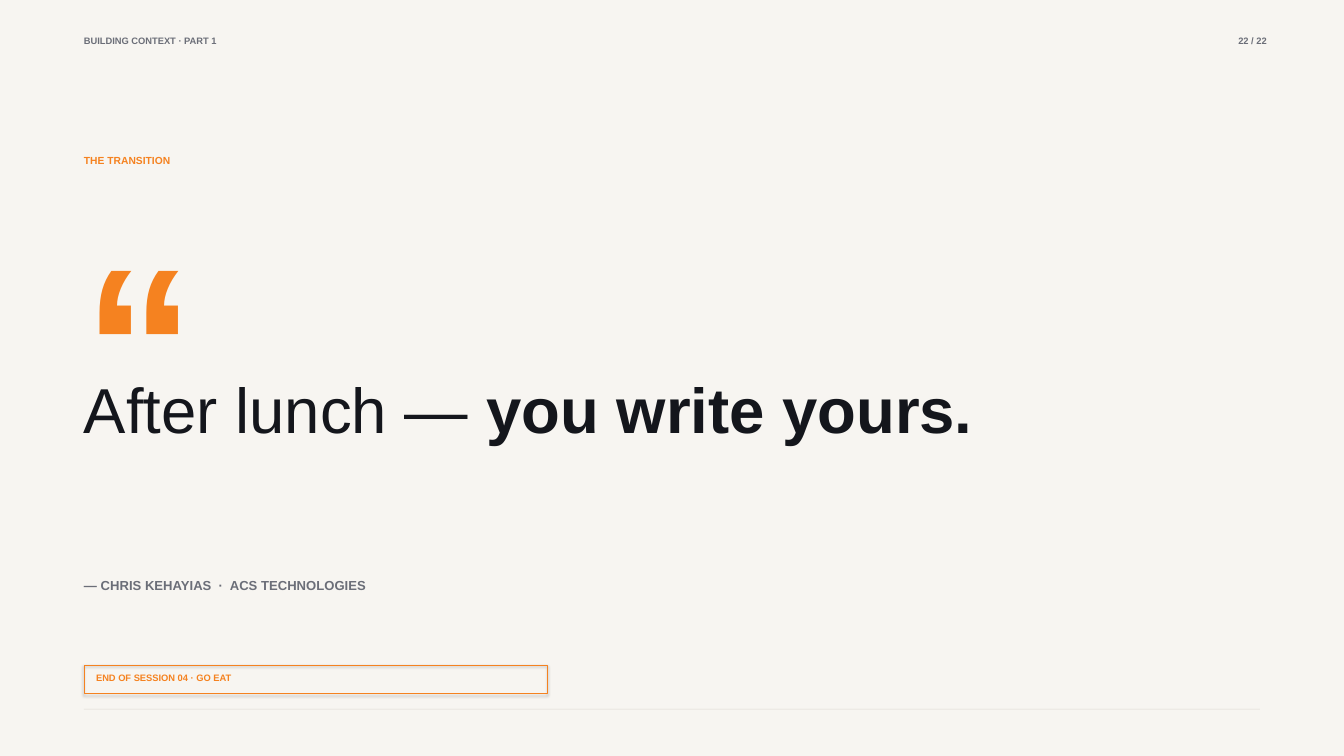
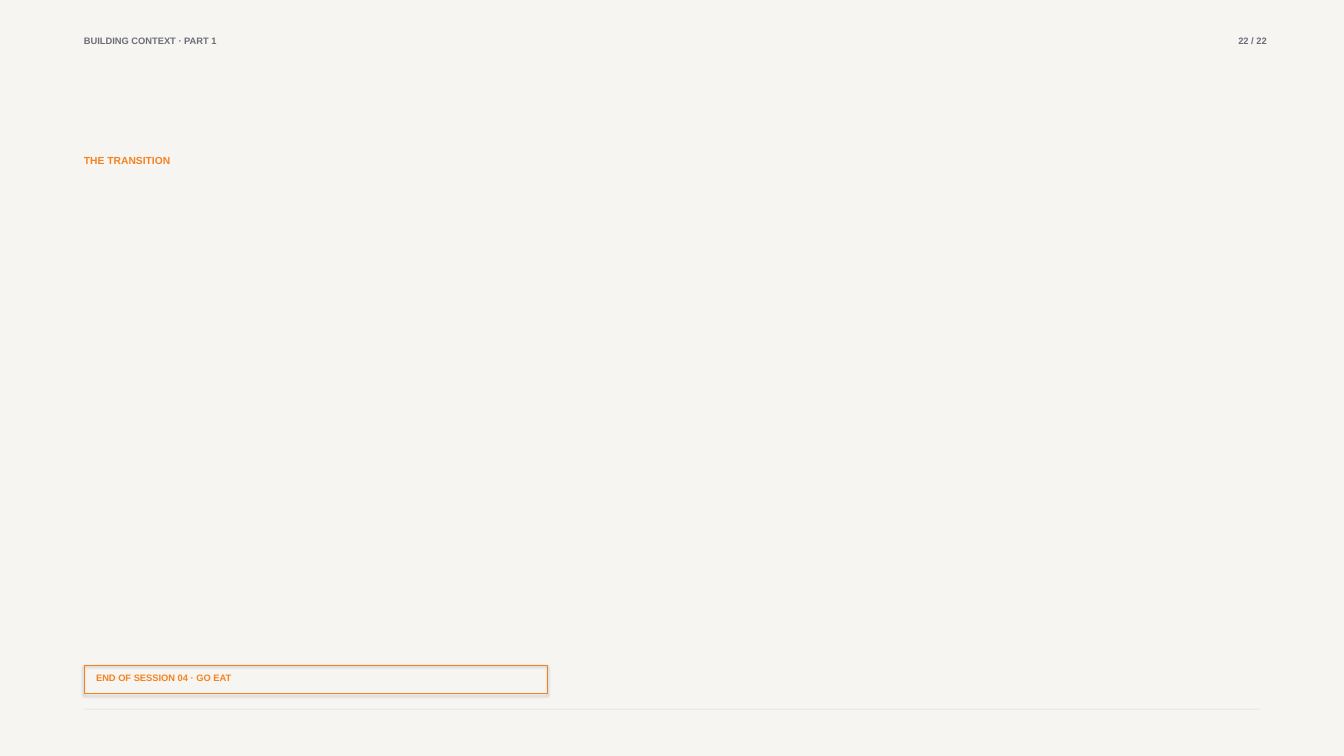
Before and after one commit to chriskehayias/ContextEngineering, a slide deck: slide 22 of schedule/04-building-context-part-1/04-building-context-part-1.pptx. Drawn at 1344x756 pixels with LibreOffice and Linux fonts; fonts in the diff are those of the drawing. Boxes give left, top, right and bottom in pixels: in the first picture for what was removed or moved away, otherwise in the second. Text is boxed around its words. In the diff, an @@ line names an element or a change of style, - is before the commit and + after.

```diff
--- a/schedule/04-building-context-part-1/04-building-context-part-1.pptx
+++ b/schedule/04-building-context-part-1/04-building-context-part-1.pptx
@@ text removed at [84,202,1226,349] @@
-“
@@ text removed at [84,387,972,445] @@
-After lunch — you write yours.
@@ text removed at [101,581,366,590] @@
-— CHRIS KEHAYIAS · ACS TECHNOLOGIES
```
Also in this commit, not shown: 1 other slide changed, 4 other files.
